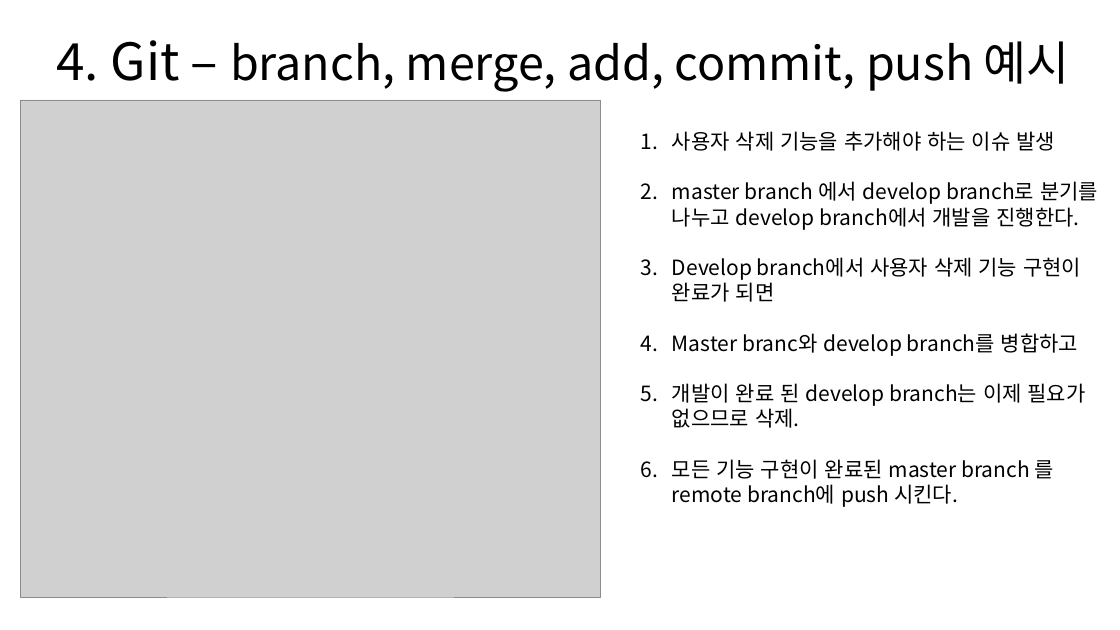
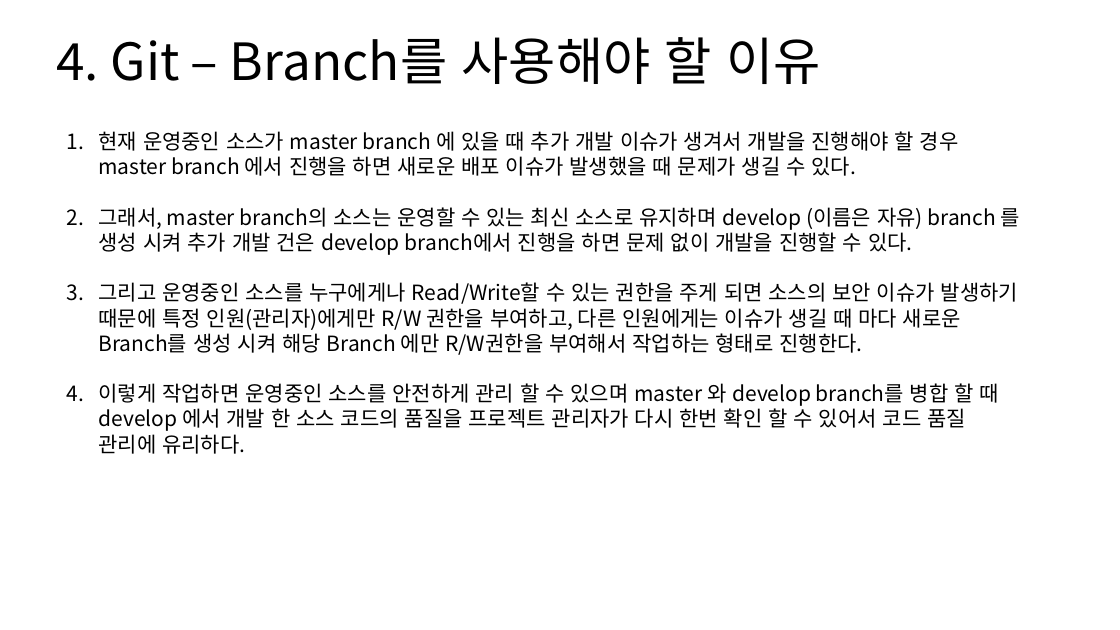
Before and after one commit to SungIn-Shin/git_powerpoint, a slide deck: slide 38 of git_from_the_hell.pptx (slide 37 before the commit). Drawn at 1120x630 pixels with LibreOffice and Linux fonts; fonts in the diff are those of the drawing; grey boxes stand for pictures. Boxes give left, top, right and bottom in pixels: in the first picture for what was removed or moved away, otherwise in the second. Text is boxed around its words. In the diff, an @@ line names an element or a change of style, - is before the commit and + after.

```diff
--- a/git_from_the_hell.pptx
+++ b/git_from_the_hell.pptx
@@ title at bbox=[56, 37, 821, 84]: text changed; size 40 to 44 pt @@
-4. Git – branch, merge, add, commit, push 예시
+4. Git – Branch를 사용해야 할 이유
@@ picture removed at bbox=[20, 100, 601, 597] @@
@@ text at bbox=[98, 131, 1020, 454]: text changed @@
-1. 사용자 삭제 기능을 추가해야 하는 이슈 발생
-2. master branch 에서 develop branch로 분기를
-   나누고 develop branch에서 개발을 진행한다.
-3. Develop branch에서 사용자 삭제 기능 구현이
-   완료가 되면
-4. Master branc와 develop branch를 병합하고
-5. 개발이 완료 된 develop branch는 이제 필요가
-   없으므로 삭제.
-6. 모든 기능 구현이 완료된 master branch 를
-   remote branch에 push 시킨다.
+1. 현재 운영중인 소스가 master branch 에 있을 때 추가 개발 이슈가 생겨서 개발을 진행해야 할 경우 master branch 에서 진행을 하면 새로운 배포 이슈가 발생했을 때 문제가 생길 수 있다.
+2. 그래서, master branch의 소스는 운영할 수 있는 최신 소스로 유지하며 develop (이름은 자유) branch 를 생성 시켜 추가 개발 건은 develop branch에서 진행을 하면 문제 없이 개발을 진행할 수 있다.
+3. 그리고 운영중인 소스를 누구에게나 Read/Write할 수 있는 권한을 주게 되면 소스의 보안 이슈가 발생하기 때문에 특정 인원(관리자)에게만 R/W 권한을 부여하고, 다른 인원에게는 이슈가 생길 때 마다 새로운 Branch를 생성 시켜 해당 Branch 에만 R/W권한을 부여해서 작업하는 형태로 진행한다.
+4. 이렇게 작업하면 운영중인 소스를 안전하게 관리 할 수 있으며 master 와 develop branch를 병합 할 때 develop 에서 개발 한 소스 코드의 품질을 프로젝트 관리자가 다시 한번 확인 할 수 있어서 코드 품질 관리에 유리하다.
```
Also in this commit, not shown: 27 slides added.
